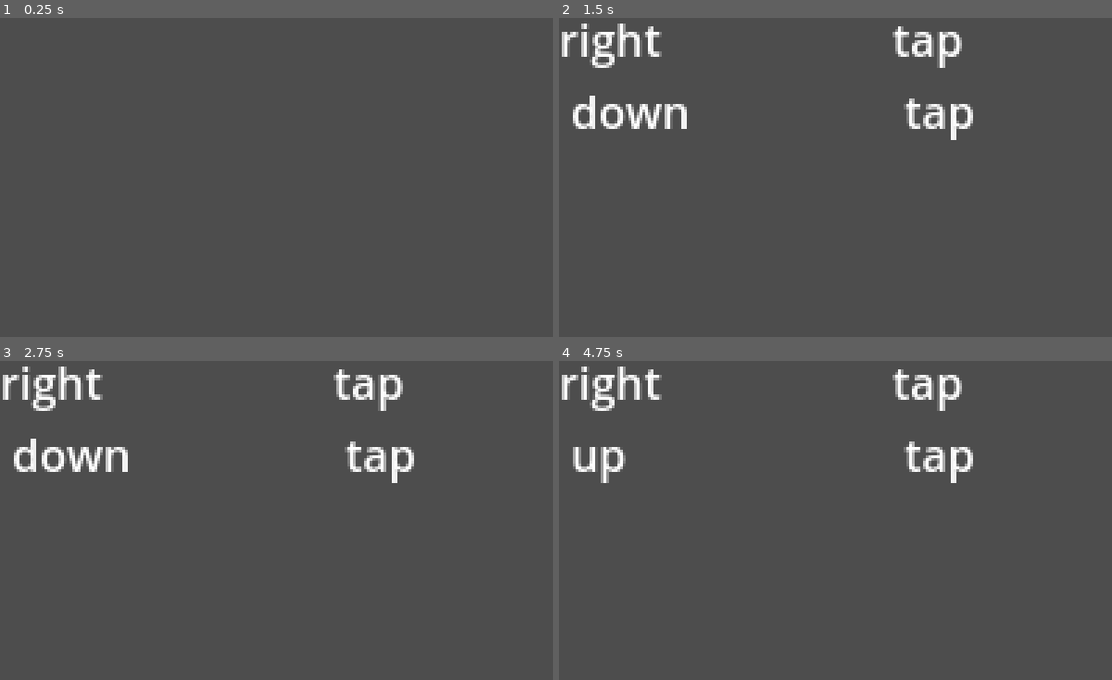
Above: before the commit, frames 1-4 (two rows, left to right).
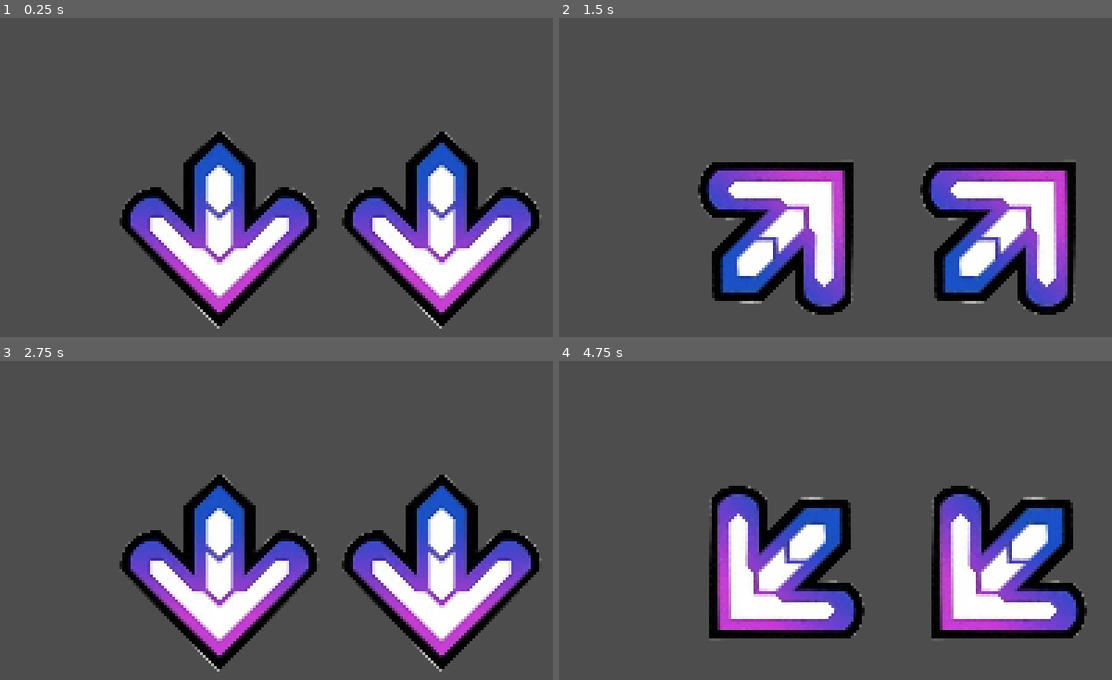
Above: after the commit, the same moments.

Repository: deleff/Mobile-Rhythm-Game
Game: Godot game, scene res://mainGame/MainGame.tscn
The game is run twice, just before and just after one commit, with the same random seed, the same clock (stepped at 60 frames per second) and the same inputs. Before the commit the project starts from res://controller/controller.tscn.
Inputs (mouse positions are in pixels of both pictures, inside the frame that each line leads up to):
- Up to frame 1 (0.25 s): no input
- Up to frame 2 (1.5 s): tap Enter at 0.5 s; move the mouse to (1040, 206) at 0.52 s; click (1040, 206) at 0.67 s; drag from (758, 250) to (857, 317) at 1.27 s
- Up to frame 3 (2.75 s): tap Space at 2 s; move the mouse to (398, 472) at 2.02 s; click (398, 472) at 2.17 s
- Up to frame 4 (4.75 s): tap Enter at 2.75, 4.25 s; drag from (857, 660) to (691, 504) at 2.77 s; tap Space at 3.5 s; move the mouse to (1089, 638) at 3.52 s; click (1089, 638) at 3.67 s; drag from (691, 504) to (791, 459) at 4.27 s

The runs differ from the first frame. In frame 1, 22% of the frame differs, in the area x 21-98%, y 35-98%; in frame 2, 26%; in frame 3, 26%, in the area x 0-98%, y 1-98%; in frame 4, 25%.

Commit message:
moving arrows

Diff:
--- a/mainGame/MainGame.gd
+++ b/mainGame/MainGame.gd
@@ -1,9 +1,63 @@
 extends Node2D
 
+var arrowChoice
+var arrowVisibility
+var arrowDirection
+var beatTimer = Timer.new()
+var randomNumberGenerator = RandomNumberGenerator.new()
 
 # Called when the node enters the scene tree for the first time.
 func _ready():
-	pass # Replace with function body.
+	add_child(beatTimer)
+	beatTimer.one_shot = false
+	beatTimer.start(0.5)
+	beatTimer.timeout.connect(_on_beat_timer_timeout)
+	$ArrowSpriteLeft2D.global_position.x = (get_viewport_rect().size.x / 3)
+	$ArrowSpriteLeft2D.global_position.y = (get_viewport_rect().size.y / 2)
+	$ArrowSpriteRight2D.global_position.x = 2 * (get_viewport_rect().size.x / 3)
+	$ArrowSpriteRight2D.global_position.y = (get_viewport_rect().size.y / 2)
+
+func _on_beat_timer_timeout():
+	randomNumberGenerator.randomize()
+	arrowChoice = randomNumberGenerator.randi_range(0,9)
+	match arrowChoice:
+		0:
+			arrowDirection = 0
+		1:
+			arrowDirection = 45
+		2:
+			arrowDirection = 90
+		3:
+			arrowDirection = 135
+		4:
+			arrowDirection = 180
+		5:
+			arrowDirection = 225
+		6:
+			arrowDirection = 270
+		7:
+			arrowDirection = 315
+		8:
+			arrowDirection = 360
+		9:
+			print("TAP")
+
+	randomNumberGenerator.randomize()
+	arrowVisibility = randomNumberGenerator.randi_range(0,2)
+	match arrowVisibility:
+		0:
+			$ArrowSpriteLeft2D.visible = true
+			$ArrowSpriteRight2D.visible = false
+		1:
+			$ArrowSpriteLeft2D.visible = false
+			$ArrowSpriteRight2D.visible = true
+		2:
+			$ArrowSpriteLeft2D.visible = true
+			$ArrowSpriteRight2D.visible = true
+	print(arrowVisibility, ", ", arrowDirection)
+
+	$ArrowSpriteLeft2D.rotation_degrees = arrowDirection
+	$ArrowSpriteRight2D.rotation_degrees = arrowDirection
 
 
 # Called every frame. 'delta' is the elapsed time since the previous frame.
--- a/mainGame/MainGame.tscn
+++ b/mainGame/MainGame.tscn
@@ -1,6 +1,15 @@
-[gd_scene load_steps=2 format=3 uid="uid://cnqhwgdw6ce5u"]
+[gd_scene load_steps=3 format=3 uid="uid://cnqhwgdw6ce5u"]
 
 [ext_resource type="Script" path="res://mainGame/MainGame.gd" id="1_jefpd"]
+[ext_resource type="Texture2D" uid="uid://clx2p6v553bkt" path="res://sprites/arrow.png" id="2_to4y8"]
 
 [node name="Node2D" type="Node2D"]
 script = ExtResource("1_jefpd")
+
+[node name="ArrowSpriteLeft2D" type="Sprite2D" parent="."]
+scale = Vector2(0.05, 0.05)
+texture = ExtResource("2_to4y8")
+
+[node name="ArrowSpriteRight2D" type="Sprite2D" parent="."]
+scale = Vector2(0.05, 0.05)
+texture = ExtResource("2_to4y8")
--- a/project.godot
+++ b/project.godot
@@ -11,7 +11,7 @@
 [application]
 
 config/name="mobile_controls"
-run/main_scene="res://controller/controller.tscn"
+run/main_scene="res://mainGame/MainGame.tscn"
 config/features=PackedStringArray("4.0", "Forward Plus")
 config/icon="res://icon.svg"
 
